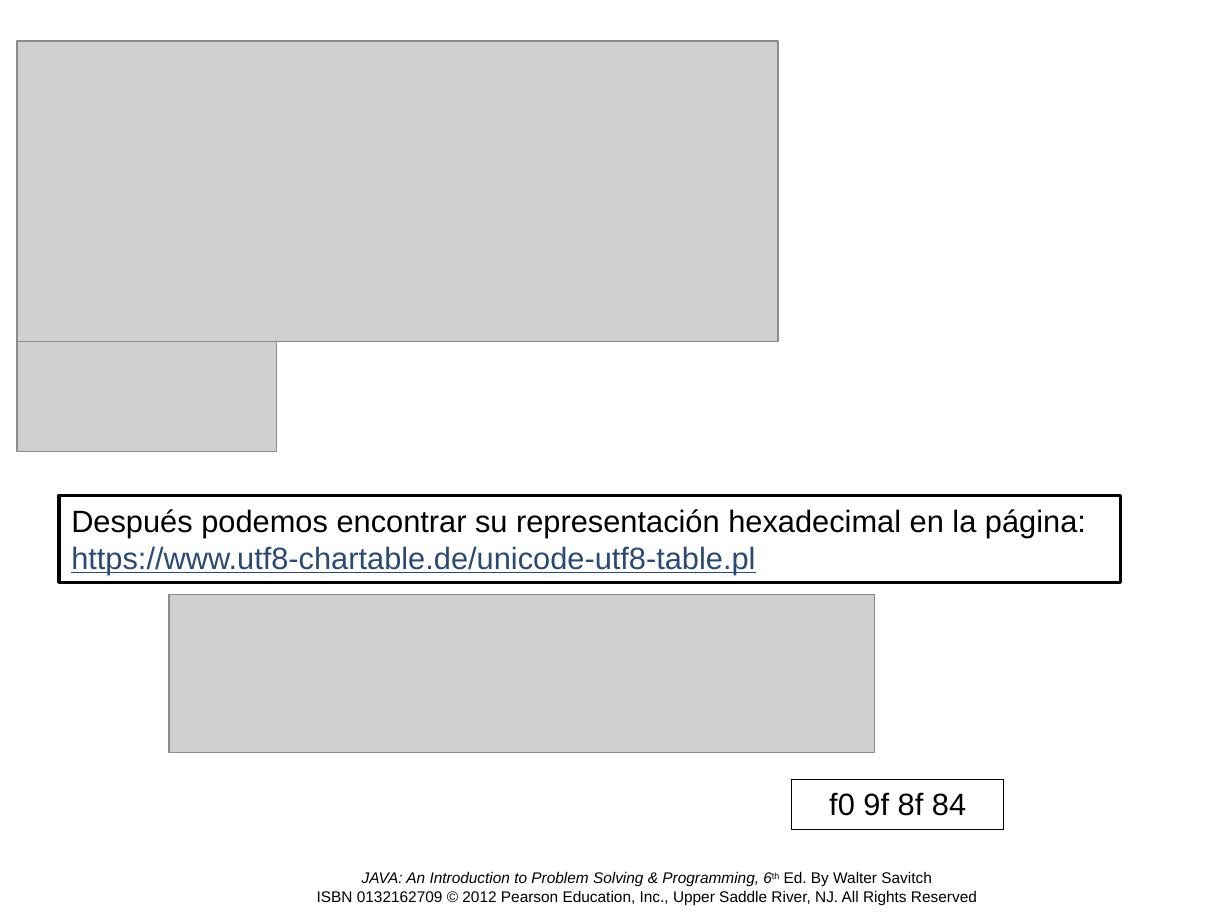
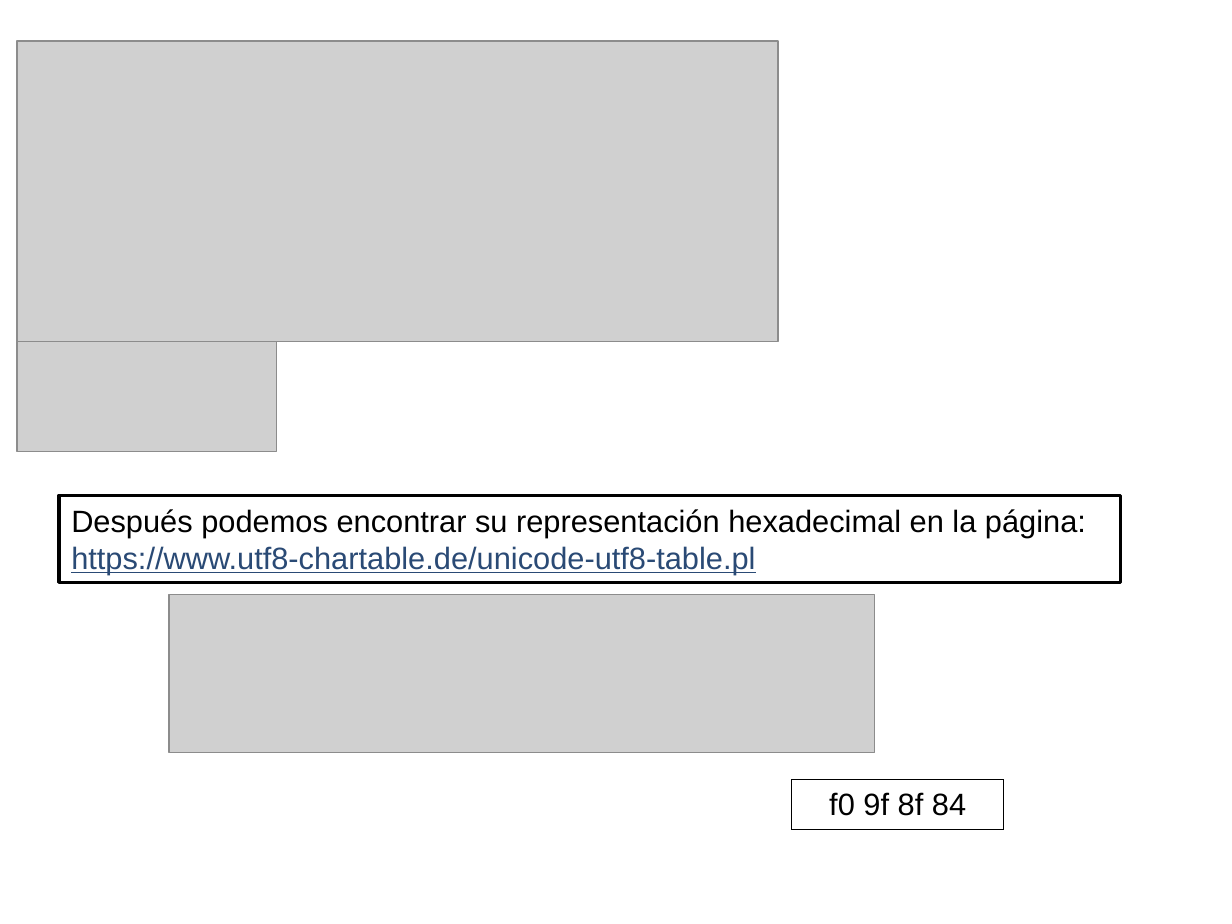
Before and after one commit to OMardil/INFO2, a slide deck: slide 8 of MOD13_Archivos_IO/01 Presentacion/INFO2_MOD13-Archivos_IO.pptx (slide 11 before the commit). Drawn at 1232x924 pixels with LibreOffice and Linux fonts; fonts in the diff are those of the drawing; grey boxes stand for pictures; background and template pictures are left out. Boxes give left, top, right and bottom in pixels: in the first picture for what was removed or moved away, otherwise in the second. Text is boxed around its words. In the diff, an @@ line names an element or a change of style, - is before the commit and + after.

```diff
--- a/MOD13_Archivos_IO/01 Presentacion/INFO2_MOD13-Archivos_IO.pptx
+++ b/MOD13_Archivos_IO/01 Presentacion/INFO2_MOD13-Archivos_IO.pptx
@@ text removed at (317,871,977,905) @@
-JAVA: An Introduction to Problem Solving & Programming, 6th Ed. By Walter Savitch
-ISBN 0132162709 © 2012 Pearson Education, Inc., Upper Saddle River, NJ. All Rights Reserved
```
Also in this commit, not shown: 28 other slides changed, 16 slides added, 12 slides removed, 15 other files.
